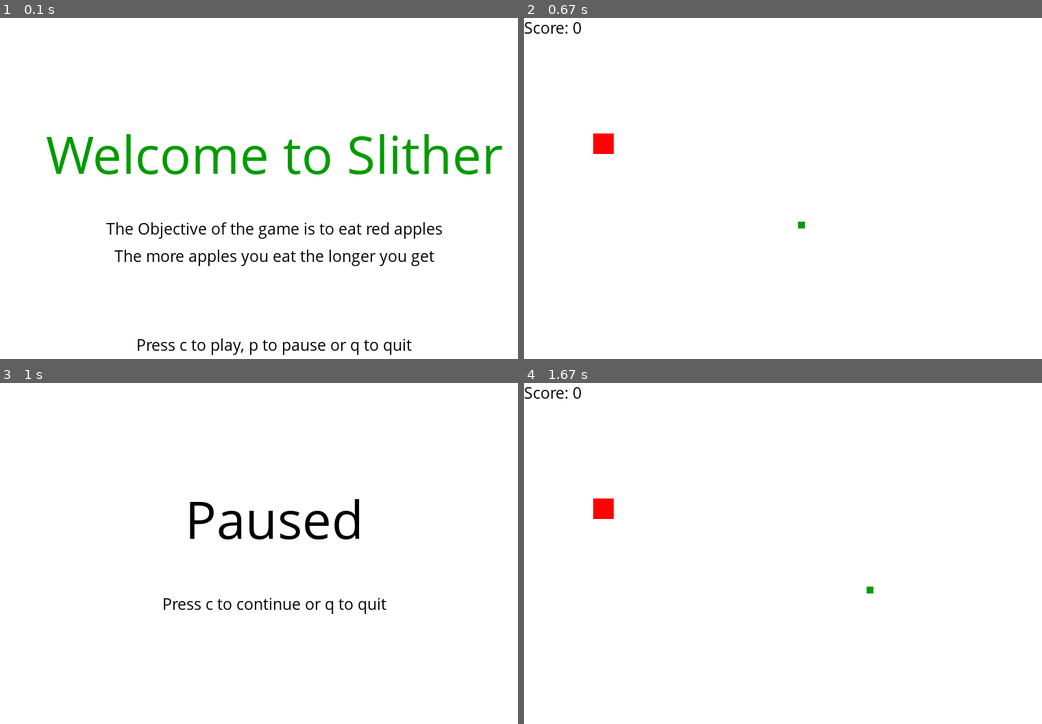
Above: before the commit, frames 1-4 (two rows, left to right).
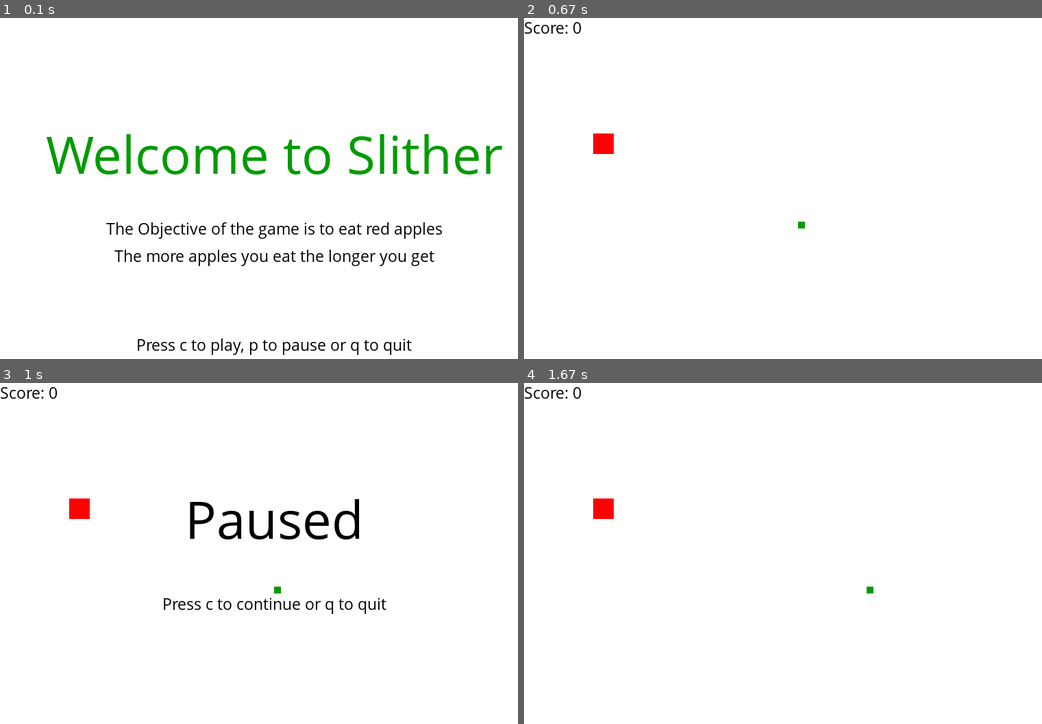
Above: after the commit, the same moments.

Repository: ravenusmc/Learn_Pygame
Game: pygame game, started from main.py
The game is run twice, just before and just after one commit, with the same random seed, the same clock (stepped at 60 frames per second) and the same inputs.
Inputs:
- Up to frame 1 (0.1 s): no input
- Up to frame 2 (0.67 s): tap C at 0.33 s
- Up to frame 3 (1 s): tap P at 0.67 s
- Up to frame 4 (1.67 s): tap C at 1, 1.48 s; hold Right from 1.33 s (still down)

Frames 1-2 are identical in both runs. In frame 3, 0.4% of the frame differs, in the area x 0-55%, y 1-62%; in frame 4, nothing differs.

Commit message:
Finished snake game

Diff:
--- a/main.py
+++ b/main.py
@@ -28,6 +28,9 @@
 def pause():
 
     paused = True
+    message_to_screen("Paused", black, -100, "large")
+    message_to_screen("Press c to continue or q to quit", black, 25)
+    pygame.display.update()
 
     while paused:
         for event in pygame.event.get():
@@ -40,10 +43,8 @@
                 elif event.key == pygame.K_q:
                     pygame.quit()
                     quit()
-        gameDisplay.fill(white)
-        message_to_screen("Paused", black, -100, "large")
-        message_to_screen("Press c to continue or q to quit", black, 25)
-        pygame.display.update()
+        #gameDisplay.fill(white)
+
         clock.tick(10)
 
 def score(score):
@@ -129,11 +130,12 @@
 
     while not gameExit:
 
-        while gameOver == True:
-            gameDisplay.fill(white)
+        if gameOver == True:
             message_to_screen("Game Over", red, -50, size="large")
             message_to_screen("Press C to play agian or Q to Quit", black, 50, size="medium")
             pygame.display.update()
+
+        while gameOver == True:
 
             for event in pygame.event.get():
                 if event.type == pygame.QUIT:
